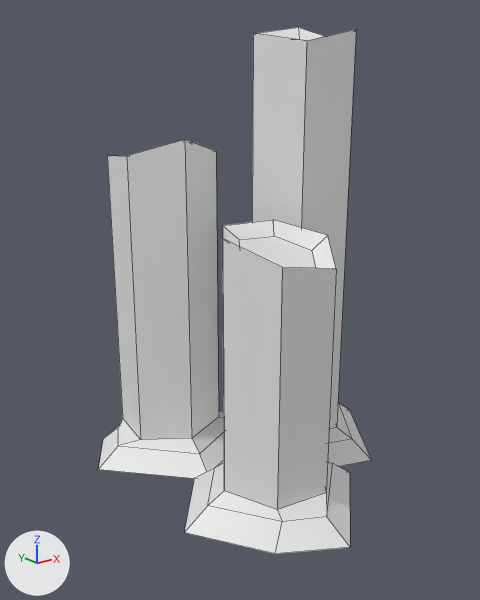
An edit to the Blender file assets/models/chair/chair.blend, drawn before and after from the same camera.
Rendered twice from a 50 mm camera at (-0.332, -0.363, 0.279) aimed at (-0.038, 0.004, 0.132). The axes (+X, +Y, +Z) are drawn at lower left. The lights are the same throughout. Mesh edges are drawn as thin lines. The same objects are shown in both versions, whatever each file hides.

In view in the first picture: 'CandleGroup'.
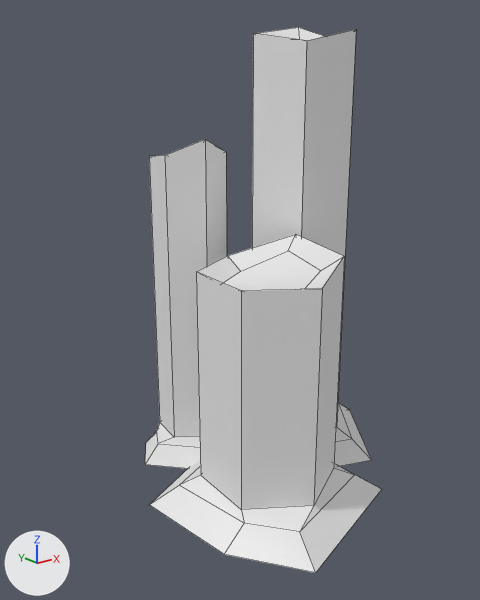
Edits to the bpy script that builds the scene:
```text
Change me_cylinder_014:
    used by ob_candlegroup; location = (0.0172, 0.003, 0.015)
    remove me_cylinder_014.from_pydata(...)  # 90 vertices, 75 faces; spans x -0.151..0.076, y -0.128..0.13, z -0.015..0.311
    add me_cylinder_014.from_pydata(...)  # 90 vertices, 75 faces; spans x -0.145..0.076, y -0.131..0.092, z -0.015..0.311
    me_cylinder_014 part 1: the loose piece of 30 vertices spanning x -0.151..-0.013, y -0.01..0.13, z -0.015..0.233 is scaled about its middle by (0.7, 0.7, 1), then moved by (0.011, -0.017, 0.0)
    me_cylinder_014 part 2: 30 of 90 vertices moved; they spanned x -0.143..-0.003, y -0.128..0.011, z -0.015..0.18 and now span x -0.145..-0.001, y -0.131..0.025, z -0.015..0.169; mean shift (0.0, 0.006, -0.007); largest move (-0.143, -0.049, -0.015) -> (-0.145, -0.008, -0.015)
```

Location of each change, (x1, y1, x2, y2) in pixels of the pictures (480 x 600 px; the box of a moved part takes in the faces that stretch with it):
'CandleGroup', reshaped (13% narrower): before (98, 27, 371, 554); after (145, 27, 382, 573)
part 1 of me_cylinder_014, moved or reshaped: before (98, 139, 224, 479); after (145, 139, 227, 469)
part 2 of me_cylinder_014, moved or reshaped: before (184, 220, 350, 554); after (150, 234, 382, 573)
